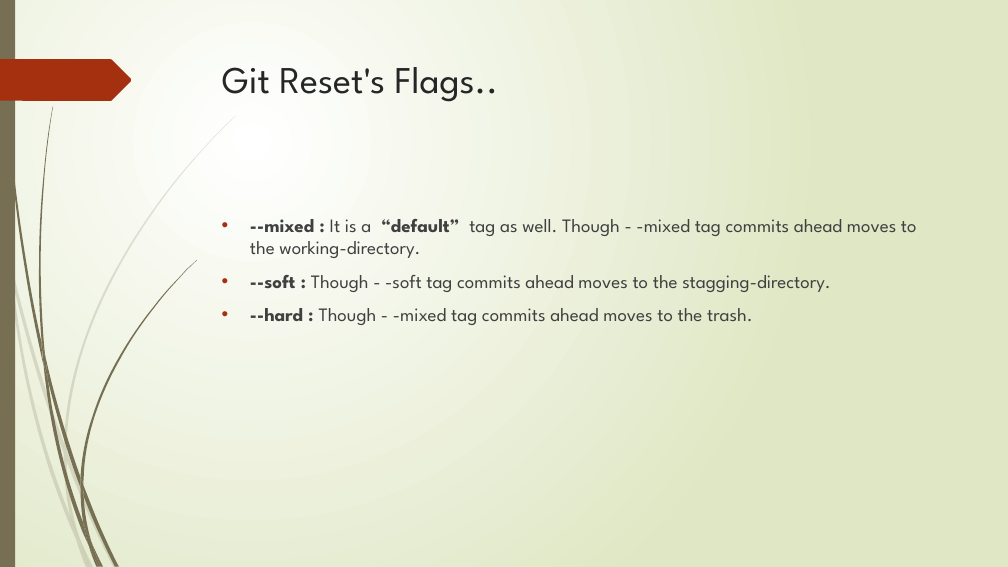
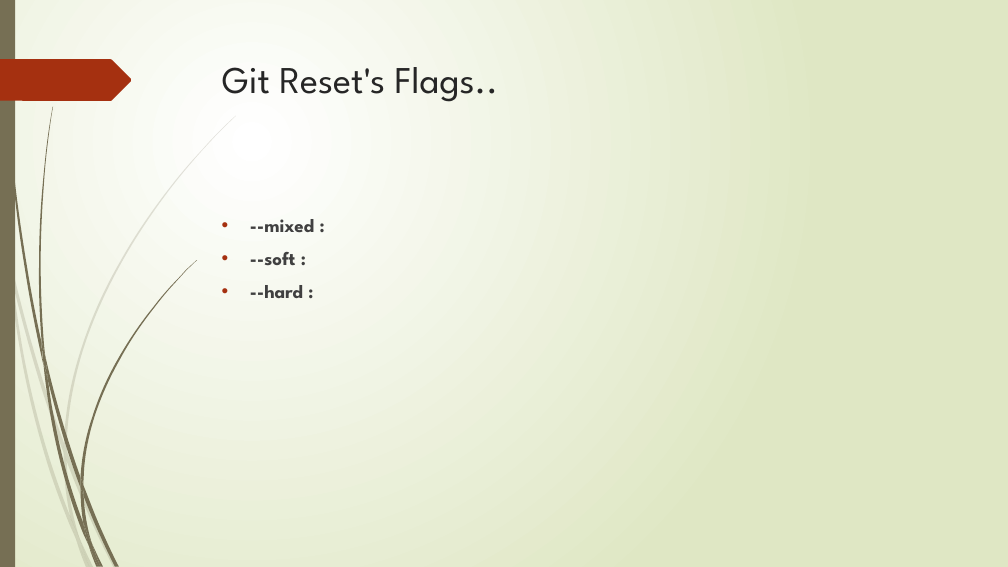
Before and after one commit to saad-janjua/assignment, a slide deck: slide 13 of Version Control with Git.pptx. Drawn at 1008x567 pixels with LibreOffice and Linux fonts; fonts in the diff are those of the drawing. Boxes give left, top, right and bottom in pixels: in the first picture for what was removed or moved away, otherwise in the second. Text is boxed around its words. In the diff, an @@ line names an element or a change of style, - is before the commit and + after.

```diff
--- a/Version Control with Git.pptx
+++ b/Version Control with Git.pptx
@@ text at bbox=[250, 219, 314, 298]: text changed; bold on @@
-• --mixed : It is a “default” tag as well. Though - -mixed tag commits ahead moves to the working-directory.
-• --soft : Though - -soft tag commits ahead moves to the stagging-directory.
-• --hard : Though - -mixed tag commits ahead moves to the trash.
+• --mixed :
+• --soft :
+• --hard :
```
Also in this commit, not shown: 2 other slides changed.
